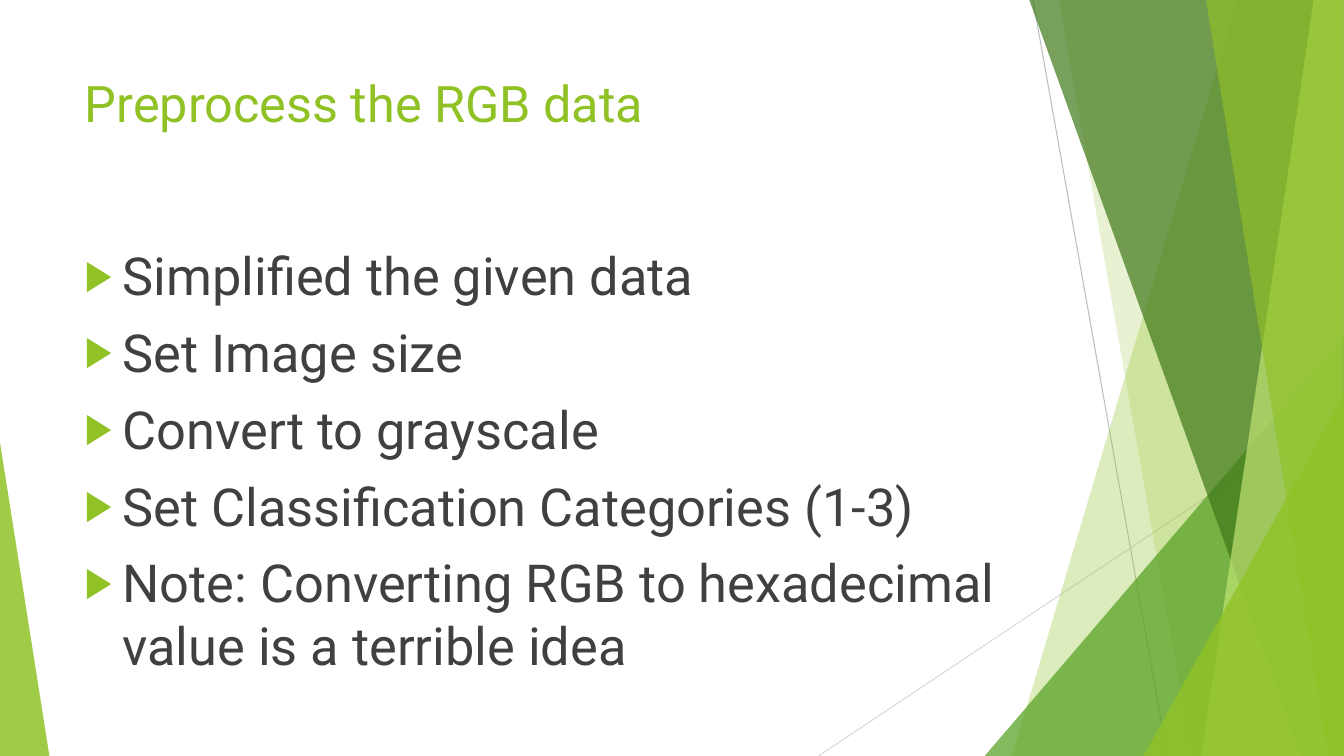
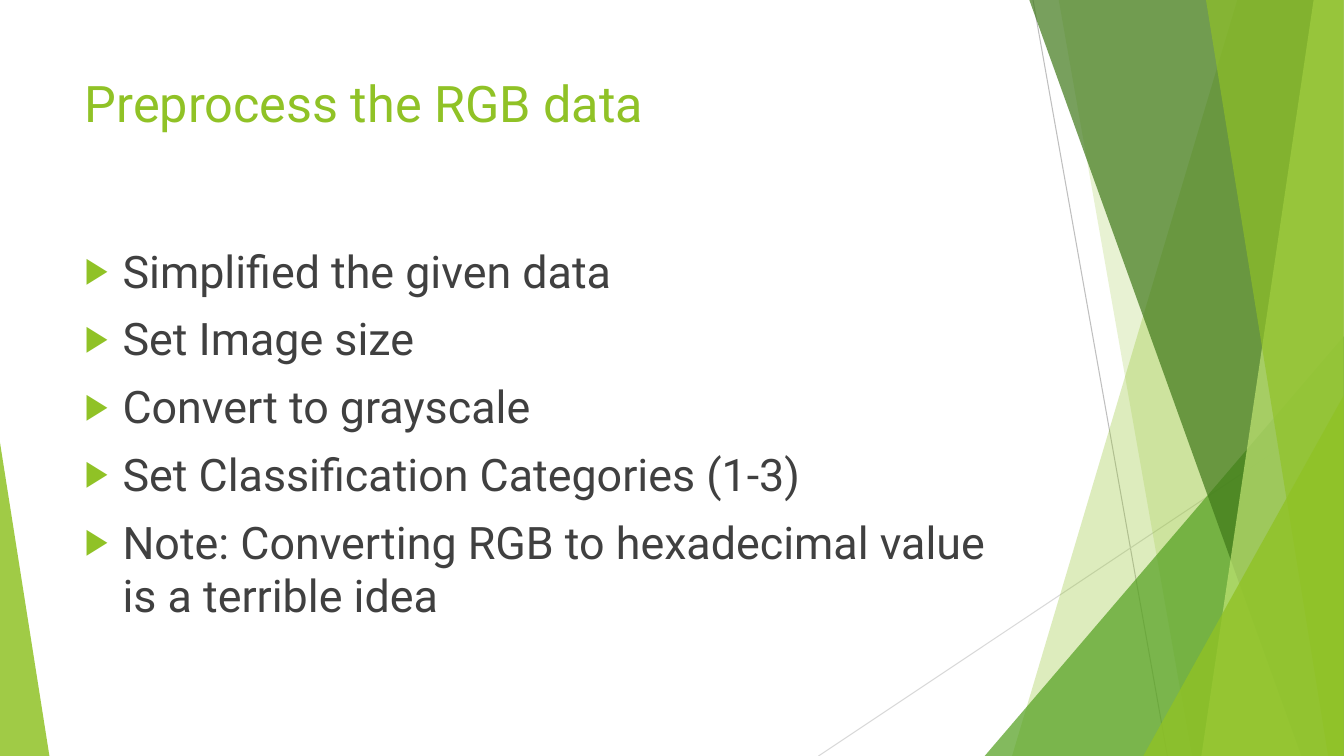
Before and after one commit to SriramSrinivas/PresentationFinal, a slide deck: slide 2 of Plant, Soil and Weed Identification.pptx. Drawn at 1344x756 pixels with LibreOffice and Linux fonts; fonts in the diff are those of the drawing. Boxes give left, top, right and bottom in pixels: in the first picture for what was removed or moved away, otherwise in the second. Text is boxed around its words. In the diff, an @@ line names an element or a change of style, - is before the commit and + after.

```diff
--- a/Plant, Soil and Weed Identification.pptx
+++ b/Plant, Soil and Weed Identification.pptx
@@ text "Simplified the given data" at bbox=[123, 254, 985, 613]: size 37.4 to 32 pt @@
```
Also in this commit, not shown: 2 other slides changed.
